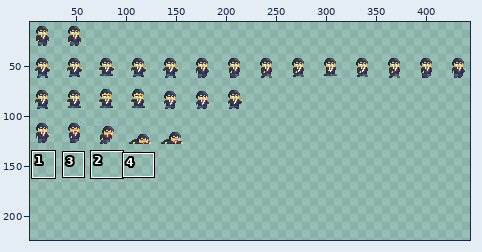
One commit to this sprite sheet: assets/sprites/main_char.png. The first picture is a wide view before the edit; the outline marks the close-up.
Close-up. Old version:
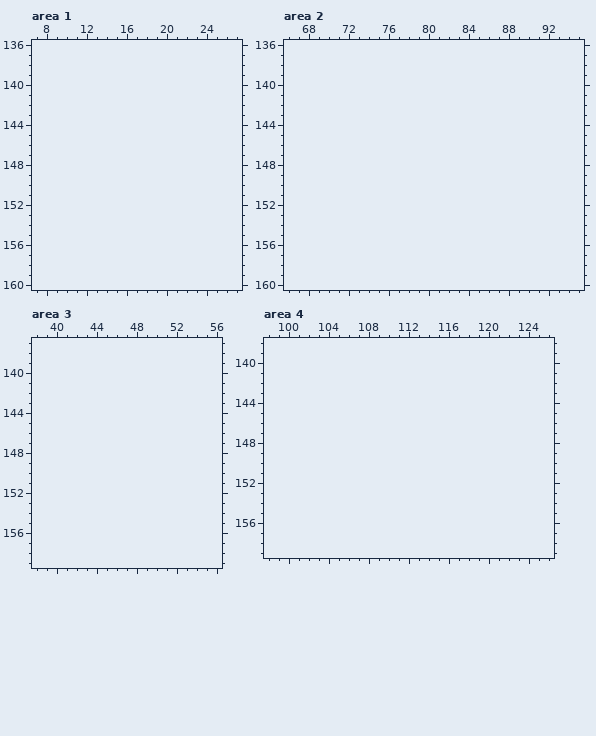
The file is 448x128 pixels. Pixels under 10% opacity are left out. Colours within 5 levels of each other are drawn and written as one. Shown: area 1: x 7..27, y 136..160; area 2: x 66..95, y 136..160; area 3: x 38..56, y 137..159; area 4: x 98..126, y 138..159. The old version is drawn lined up with the new one, on the new canvas. The wide view leaves out empty margins. The commit also changed other parts of the picture, which this record leaves out.
And afterwards:
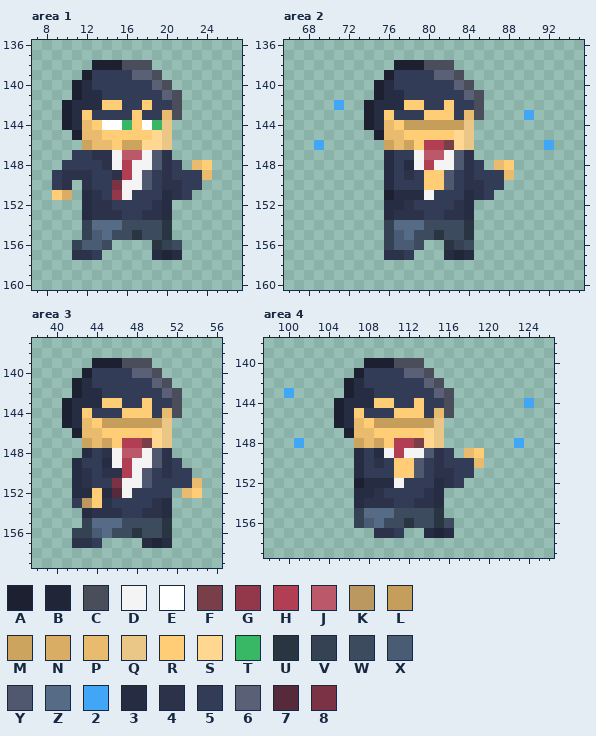
Palette (. is transparent): A #1c2030  B #202637  C #4a4e5a  D #f4f4f4  E #ffffff  F #783f49  G #93374b  H #b13e53  J #bb596b  K #ba985f  L #c59e5b  M #cca45e  N #d9ae64  P #e8bb6e  Q #ebc787  R #ffcd75  S #ffd791  T #38b764  U #2a3542  V #354254  W #3c4c5e  X #4a5c74  Y #50586f  Z #566c86  2 #41a6f6fe  3 #262c41  4 #2c324a  5 #333c57  6 #5a6176  7 #562a3b  8 #7b3245
Difference:
canvas 448x128 -> 448x224
Area 1:
y 138: x 13..18 ...... -> AAACCC
y 139: x 12..19 ........ -> A555566C
y 140: x 11..20 .......... -> A35555556C
y 141: x 11..21 ........... -> A335555556C
y 142: x 10..21 ............ -> A333RR55R55C
y 143: x 10..21 ............ -> A3R5555R55PC
y 144: x 10..20 ........... -> A3PREETRETQ
y 145: x 11..20 .......... -> APPRRRRRSQ
y 146: x 12..20 ......... -> MPPRMMSSQ
y 147: x 11..20 .......... -> 5544DJJDY4
y 148: x 10..21 ............ -> 55554DHDDY45; x 23..24 .. -> PR
y 149: x 9..24 ................ -> 5444554HDY54555P
y 150: x 9..10 .. -> 54; x 12..23 ............ -> 4558DDY54455
y 151: x 9..10 .. -> RN; x 12..22 ........... -> 345GD555345
y 152: x 12..20 ......... -> 344555543
y 153: x 12..20 ......... -> 344455443
y 154: x 12..20 ......... -> VZZZWWWWU
y 155: x 12..20 ......... -> VXZWWUWWU
y 156: x 11..14 .... -> VXXW; x 19..21 ... -> UVW
y 157: x 11..13 ... -> 445; x 19..21 ... -> 3B3
Area 2:
y 138: x 77..82 ...... -> AAACCC
y 139: x 76..83 ........ -> A555566C
y 140: x 75..84 .......... -> A35555556C
y 141: x 75..85 ........... -> A335555556C
y 142: x 71 . -> 2; x 74..85 ............ -> A333RR55R55C
y 143: x 74..85 ............ -> A3R555RRR5PC; x 90 . -> 2
y 144: x 74..84 ........... -> A3PRLLLLLLQ
y 145: x 75..84 .......... -> APPRRRRRSQ
y 146: x 69 . -> 2; x 76..84 ......... -> MPMRHHFSQ; x 92 . -> 2
y 147: x 76..84 ......... -> 355DJJDY4
y 148: x 76..85 .......... -> 353DHDDY45; x 87..88 .. -> PR
y 149: x 76..88 ............. -> 3545RRY54555P
y 150: x 76..87 ............ -> 3555RRY54455
y 151: x 76..86 ........... -> A333D555345
y 152: x 76..84 ......... -> 334555543
y 153: x 76..84 ......... -> 344455443
y 154: x 76..84 ......... -> VZZZWWWWU
y 155: x 76..84 ......... -> VXZWWUWWU
y 156: x 76..79 .... -> VXXW; x 82..84 ... -> UVW
y 157: x 76..78 ... -> 445; x 82..84 ... -> 3B3
Area 3:
y 139: x 44..49 ...... -> AAACCC
y 140: x 43..50 ........ -> A555566C
y 141: x 42..51 .......... -> A35555556C
y 142: x 42..52 ........... -> A335555556C
y 143: x 41..52 ............ -> A333RR55R55C
y 144: x 41..52 ............ -> A3R555RRR5PC
y 145: x 41..51 ........... -> A3PRLLLLLLQ
y 146: x 42..51 .......... -> APPRRRRRSQ
y 147: x 43..51 ......... -> MPMRHHFSQ
y 148: x 43..51 ......... -> 354DJJDY4
y 149: x 42..52 ........... -> 3553DHDDY45
y 150: x 42..53 ............ -> 34544HDY5455
y 151: x 42..54 ............. -> 34558DDY5555P
y 152: x 42..51 .......... -> 33R37D5555; x 53..54 .. -> PR
y 153: x 42..51 .......... -> 5KR4555543
y 154: x 43..51 ......... -> 344455443
y 155: x 43..51 ......... -> VZZZWWWWU
y 156: x 42..51 .......... -> VVXZWWUWWU
y 157: x 42..44 ... -> 445; x 49..51 ... -> 3B3
Area 4:
y 140: x 108..113 ...... -> AAACCC
y 141: x 107..114 ........ -> A555566C
y 142: x 106..115 .......... -> A35555556C
y 143: x 100 . -> 2; x 106..116 ........... -> A335555556C
y 144: x 105..116 ............ -> A333RR55R55C; x 124 . -> 2
y 145: x 105..116 ............ -> A3R555RRR5PC
y 146: x 105..115 ........... -> A3PRLLLLLLQ
y 147: x 106..115 .......... -> APPRRRRRSQ
y 148: x 101 . -> 2; x 107..115 ......... -> MPMRHHFSQ; x 123 . -> 2
y 149: x 107..116 .......... -> 353DHDDY45; x 118..119 .. -> PR
y 150: x 107..119 ............. -> 3545RRY54555P
y 151: x 107..118 ............ -> 3555RRY54455
y 152: x 107..117 ........... -> A333D555345
y 153: x 107..115 ......... -> 334555543
y 154: x 107..115 ......... -> 344455443
y 155: x 107..115 ......... -> VZZZWWWWU
y 156: x 107..116 .......... -> VXZWWUWWUW
y 157: x 109..111 ... -> 445; x 114..116 ... -> 3B3
